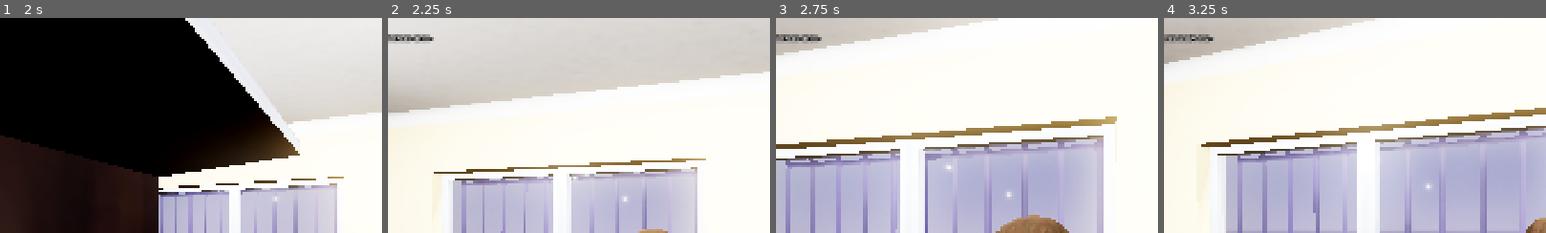
Above: before the commit, frames 1-4 (left to right).
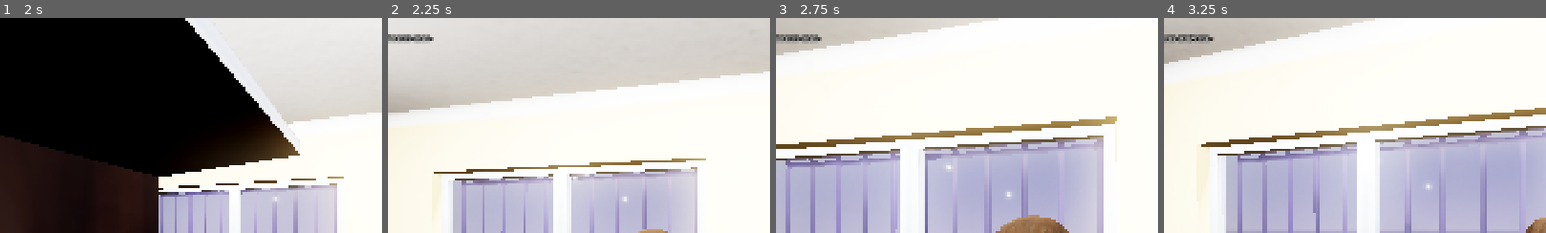
Above: after the commit, the same moments.

Repository: takanazwa5/ProjektMonopolowy
Game: Godot game, scene res://scenes/game/game.tscn
Same seed, same stepped clock (60 frames per second), same inputs: the game is played once before the commit and once after it.
Inputs (mouse positions are % of the whole screen's width and height, from its top left):
- Up to frame 1 (2 s): tap Enter at 0.5 s; move the mouse to (55, 50) at 0.52 s; hold E (interact) 0.53-1.28 s; hold W (walk_forward) from 0.53 s (still down); click (55, 50) at 0.67 s; move the mouse to (45, 50) at 1.27 s; tap Ctrl (crouch) at 1.35 s; tap E (interact) at 1.55 s
- Up to frame 2 (2.25 s): keep holding W (walk_forward); move the mouse to (52, 48) at 2.02 s; hold G (drop_item) from 2.03 s (still down)
- Up to frame 3 (2.75 s): keep holding W (walk_forward); keep holding G (drop_item); tap E (interact) at 2.3 s
- Up to frame 4 (3.25 s): keep holding W (walk_forward); move the mouse to (49, 52) at 2.77 s; release G (drop_item) at 2.78 s; tap E (interact) at 2.85 s; click (49, 52) at 2.92 s
The pictures show only the part of the screen within x 14-64%, y 0-50%; the shares and areas given below are measured in that part.

Frame 1 is identical in both runs. In frame 2, less than 0.1% of the frame differs, in the area x 2-10%, y 7-11%; in frame 3, less than 0.1%; in frame 4, less than 0.1%.

Commit message:
Update counter.gd

Diff:
--- a/features/counter/counter.gd
+++ b/features/counter/counter.gd
@@ -24,7 +24,6 @@
 	var tween: Tween = create_tween().set_trans(Tween.TRANS_CUBIC)
 	tween.tween_property(item, ^"global_transform", next_item_pos.global_transform, 0.25)
 	item.reparent(items)
-	item.collision_layer = 0 # NOTE: To be deleted probably
 	item.can_interact = false
 	next_item_pos.position.x -= 0.1
 	item_placed.emit(item)
